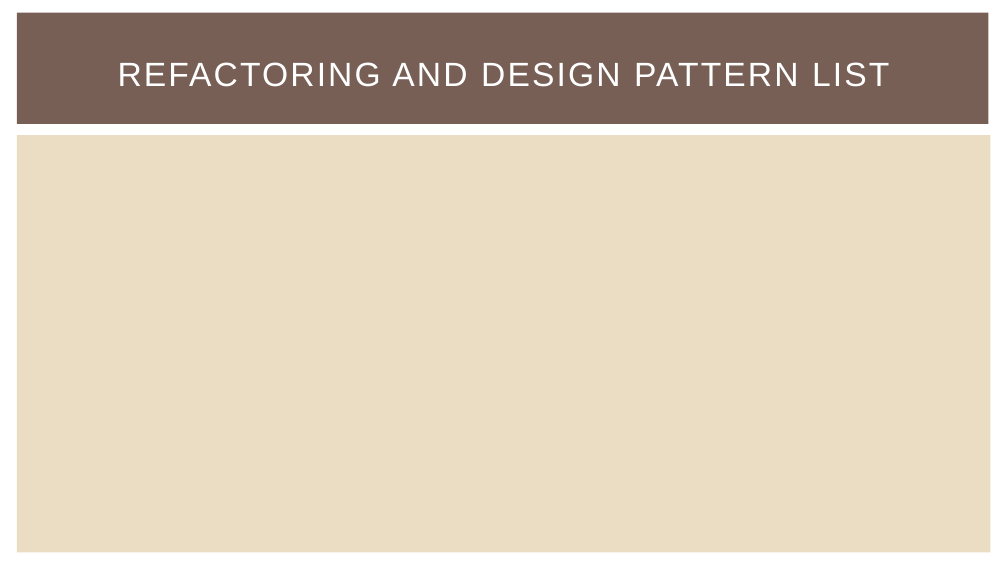
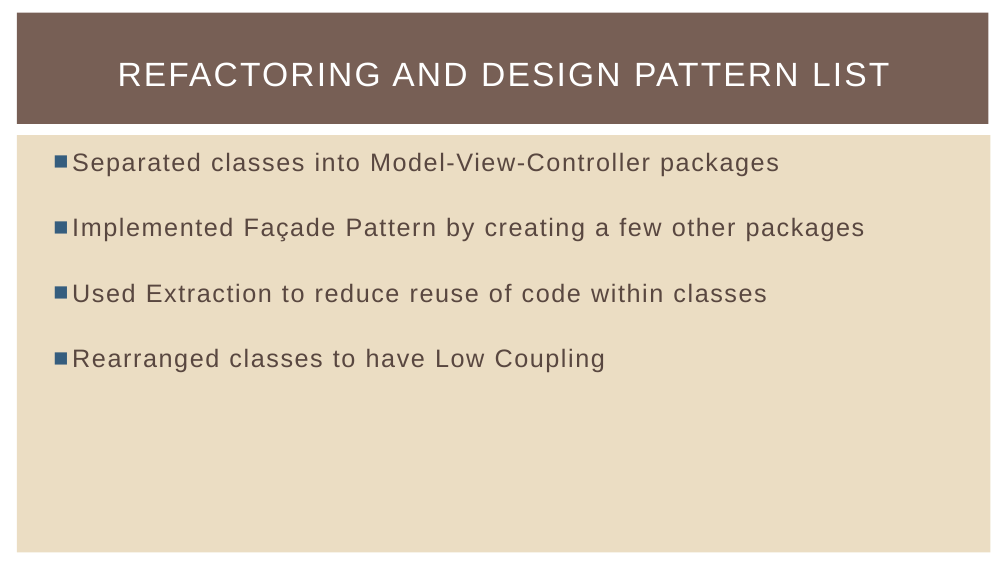
Before and after one commit to NickWaltCSU/cs414-f17-301-UltraLiteCoding, a slide deck: slide 9 of Presentation 4/Presentation.pptx. Drawn at 1008x567 pixels with LibreOffice and Linux fonts; fonts in the diff are those of the drawing. Boxes give left, top, right and bottom in pixels: in the first picture for what was removed or moved away, otherwise in the second. Text is boxed around its words. In the diff, an @@ line names an element or a change of style, - is before the commit and + after.

```diff
--- a/Presentation 4/Presentation.pptx
+++ b/Presentation 4/Presentation.pptx
@@ text added at (72, 153, 865, 372), 24 pt, text #594740 @@
+■ Separated classes into Model-View-Controller packages
+■ Implemented Façade Pattern by creating a few other packages
+■ Used Extraction to reduce reuse of code within classes
+■ Rearranged classes to have Low Coupling
```
Also in this commit, not shown: 1 slide added.
